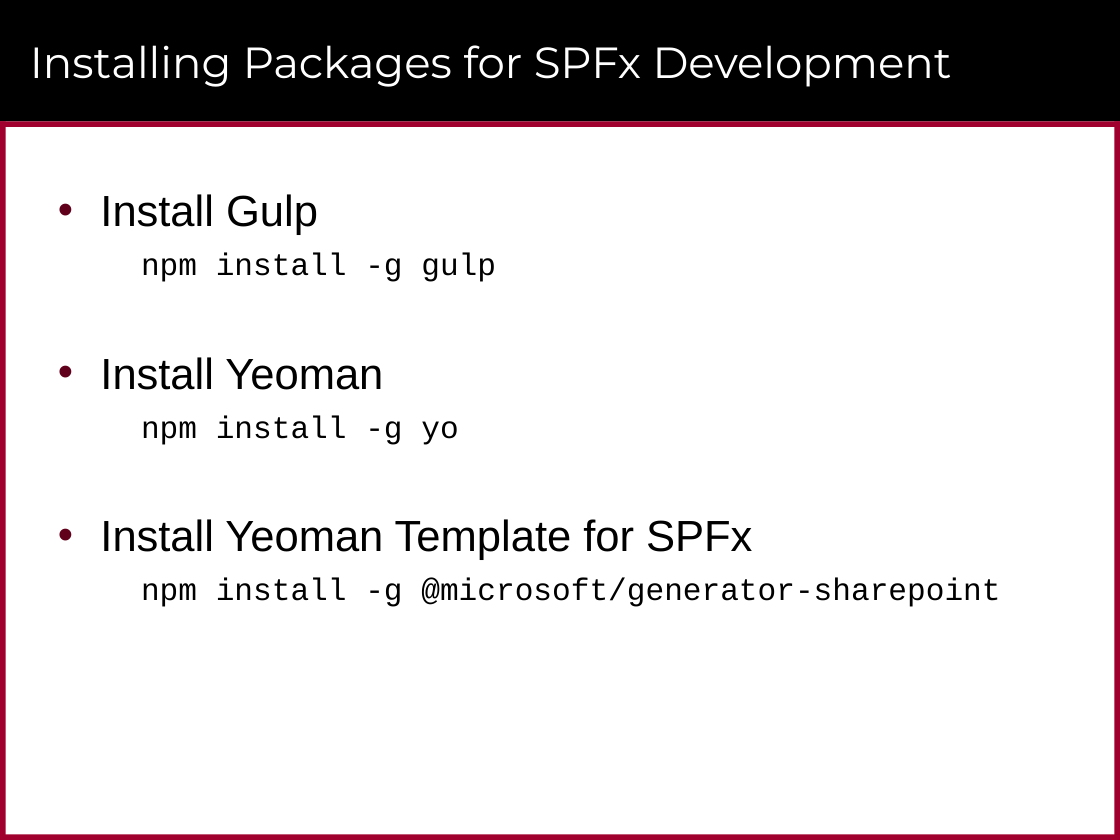
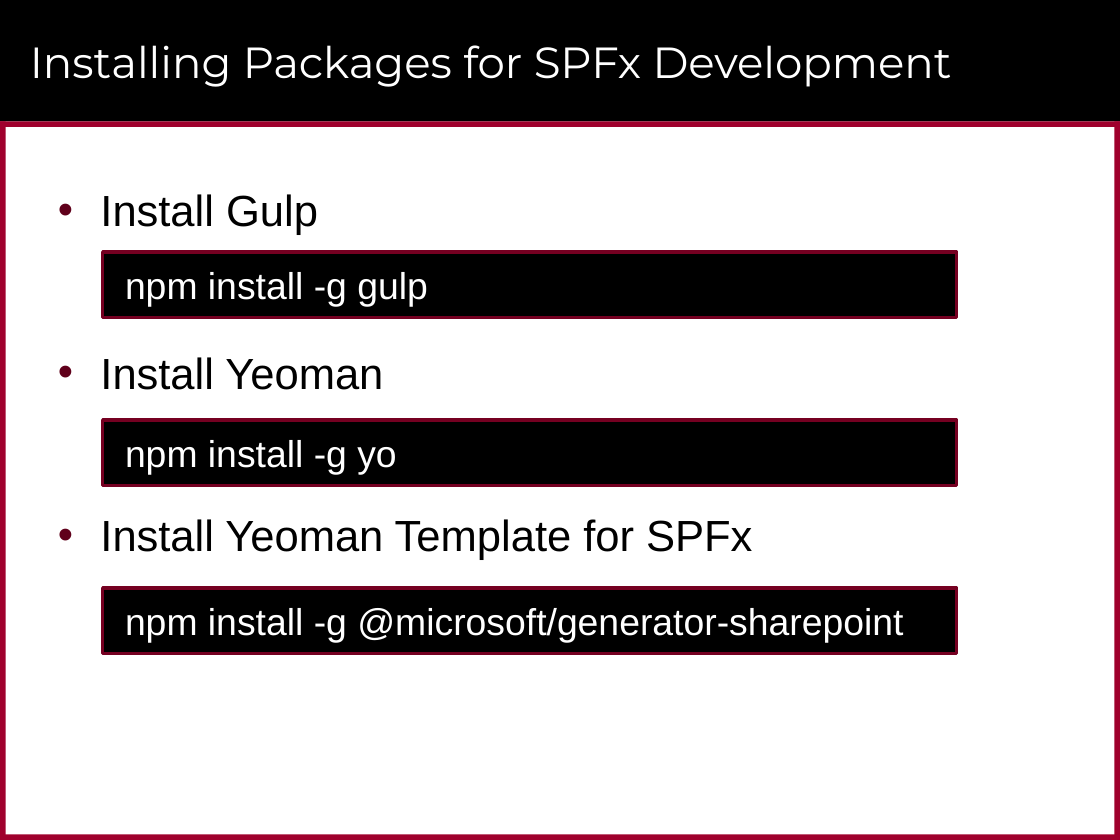
Before and after one commit to CriticalPathTraining/MSD365_Courseware, a slide deck: slide 8 of 04 SharePointFramework.pptx (slide 7 before the commit). Drawn at 1120x840 pixels with LibreOffice and Linux fonts; fonts in the diff are those of the drawing; background and template pictures are left out. Boxes give left, top, right and bottom in pixels: in the first picture for what was removed or moved away, otherwise in the second. Text is boxed around its words. In the diff, an @@ line names an element or a change of style, - is before the commit and + after.

```diff
--- a/04 SharePointFramework.pptx
+++ b/04 SharePointFramework.pptx
@@ rectangle added at <box>103,252,956,317</box>, fill #000000, outline #760021 2 pt, 24 pt, text #FFFFFF @@
+npm install -g gulp
@@ text at <box>141,253,496,282</box>: paragraph removed @@
-    npm install -g gulp
@@ text at <box>141,415,458,445</box>: paragraph removed @@
-    npm install -g yo
@@ rectangle added at <box>103,420,956,485</box>, fill #000000, outline #760021 2 pt, 24 pt, text #FFFFFF @@
+npm install -g yo
@@ rectangle added at <box>103,588,956,653</box>, fill #000000, outline #760021 2 pt, 24 pt, text #FFFFFF @@
+npm install -g @microsoft/generator-sharepoint
@@ text at <box>141,578,1000,607</box>: paragraph removed @@
-    npm install -g @microsoft/generator-sharepoint
```
Also in this commit, not shown: 7 other slides changed, 12 slides added, 10 slides removed, 9 other files.
